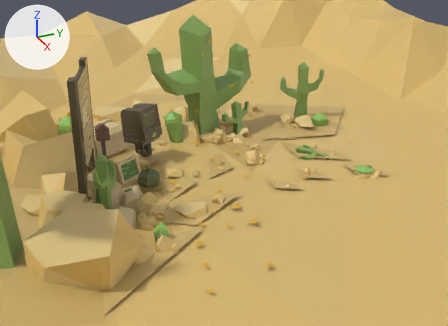
Renders of the glTF model assets/pconwheel_copy_3.glb from each side of a commit.
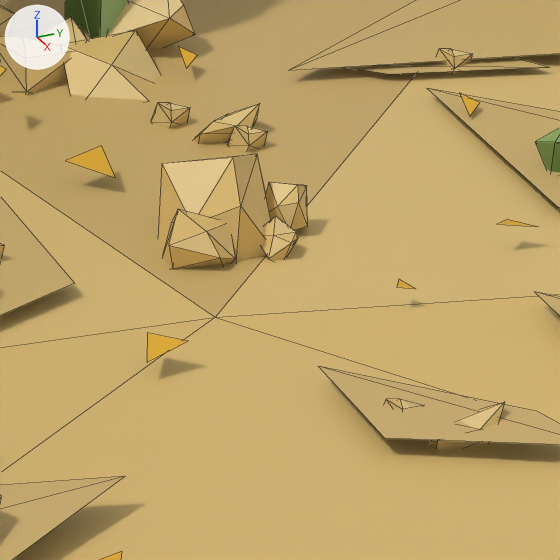
Old and new are each drawn from a camera (50 mm lens) standing at (29.42, -17.13, 14.84) and looking at (-0.23, -3.79, 0.01) and again close up on the part from 50% to 67% of the width and 40% to 63% of the height. Arrows for +X, +Y and +Z are at upper left; the lights stay in place. The close-ups show mesh edges as thin lines. Where no turn or scale is listed for an object, it has been applied to the vertices.

Script lines for the objects in view, before the commit:
```python
me_rockmesh = bpy.data.meshes.new('rockmesh')
me_rockmesh.from_pydata(...)  # 10 vertices, 16 faces; spans x -0.89..0.7, y -0.77..0.86, z -0.81..0.57
me_rockmesh.materials.append(mat_pc_texture)  # picture img_highersautfinish
ob_rock = bpy.data.objects.new('rock', me_rockmesh)
ob_rock.location = (0.02, -1.99, 0.2)
ob_rock.scale = (0.62, 0.62, 0.62)
ob_rock_001 = bpy.data.objects.new('rock.001', me_rockmesh)
ob_rock_001.location = (0.073, -1.445, 0.12)
ob_rock_001.rotation_euler = (-0.217, 0.017, -0.0264)  # degrees (-12, 1, -1.5)
ob_rock_001.scale = (0.246, 0.246, 0.246)
ob_rock_002 = bpy.data.objects.new('rock.002', me_rockmesh)
ob_rock_002.location = (0.426, -1.7, -0.019)
ob_rock_002.rotation_euler = (-0.916, 0.12, -0.154)  # degrees (-52, 6.9, -8.8)
ob_rock_002.scale = (0.21, 0.21, 0.21)
ob_rock_003 = bpy.data.objects.new('rock.003', me_rockmesh)
ob_rock_003.location = (0.372, -2.318, -0.01)
ob_rock_003.rotation_euler = (-1.776, 0.157, -0.499)  # degrees (-102, 9, -29)
ob_rock_003.scale = (0.22, 0.34, 0.396)
ob_rock_020 = bpy.data.objects.new('rock.020', me_rockmesh)
ob_rock_020.location = (-3.584, -2.066, -0.042)
ob_rock_020.rotation_euler = (-0.68, -0.368, -2.205)  # degrees (-39, -21, -126)
ob_rock_020.scale = (0.543, 0.543, 0.543)
# also in view: 'shadow.020' at (3.55, -1.99, 0.02); 'shadow.009' at (4.38, -7.45, 0.0); 'yellow-flower.016' at (1.87, -3.45, 0.07); 'shadow.013' at (-3.53, 4.04, 0.0); 'rock.017' at (-3.72, -0.85, 0.12)
```
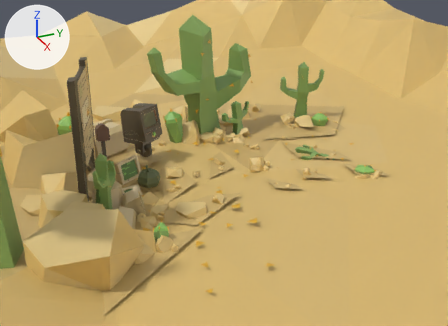
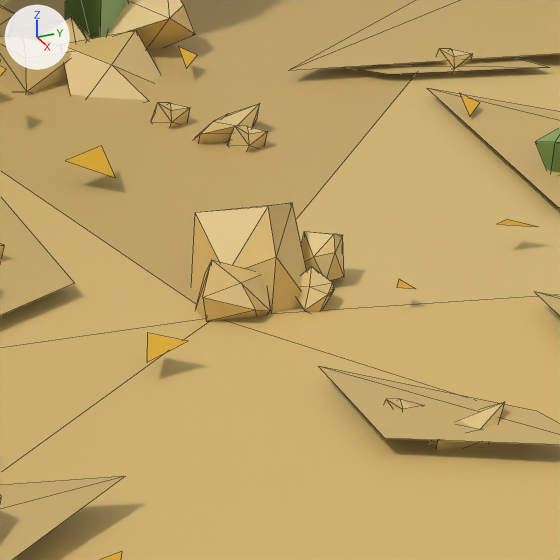
Where the change shows, as pixel boxes (x1, y1, x2, y2) in the close-ups (560 x 560 px):
'rock', moved: before (158, 154, 271, 261); after (191, 203, 307, 313)
'rock.003', moved: before (162, 209, 235, 269); after (195, 260, 270, 321)
'rock.001', moved: before (266, 182, 308, 230); after (301, 231, 344, 281)
'rock.002', moved: before (261, 216, 298, 261); after (296, 266, 335, 312)

The change, as a diff of the scene's bpy script:
```diff
--- a/assets/pconwheel_copy_3.glb.py
+++ b/assets/pconwheel_copy_3.glb.py
@@ ob_rock @@
 ob_rock = bpy.data.objects.new('rock', me_rockmesh)
-ob_rock.location = (0.02, -1.99, 0.2)
+ob_rock.location = (0.957, -2.171, 0.2)
 ob_rock.scale = (0.62, 0.62, 0.62)
@@ ob_rock_001 @@
 ob_rock_001 = bpy.data.objects.new('rock.001', me_rockmesh)
-ob_rock_001.location = (0.073, -1.445, 0.12)
+ob_rock_001.location = (1.011, -1.626, 0.12)
 ob_rock_001.rotation_euler = (-0.217, 0.017, -0.0264)  # degrees (-12, 1, -1.5)
@@ ob_rock_002 @@
 ob_rock_002 = bpy.data.objects.new('rock.002', me_rockmesh)
-ob_rock_002.location = (0.426, -1.7, -0.019)
+ob_rock_002.location = (1.364, -1.881, -0.019)
 ob_rock_002.rotation_euler = (-0.916, 0.12, -0.154)  # degrees (-52, 6.9, -8.8)
@@ ob_rock_003 @@
 ob_rock_003 = bpy.data.objects.new('rock.003', me_rockmesh)
-ob_rock_003.location = (0.372, -2.318, -0.01)
+ob_rock_003.location = (1.309, -2.499, -0.01)
 ob_rock_003.rotation_euler = (-1.776, 0.157, -0.499)  # degrees (-102, 9, -29)
```
